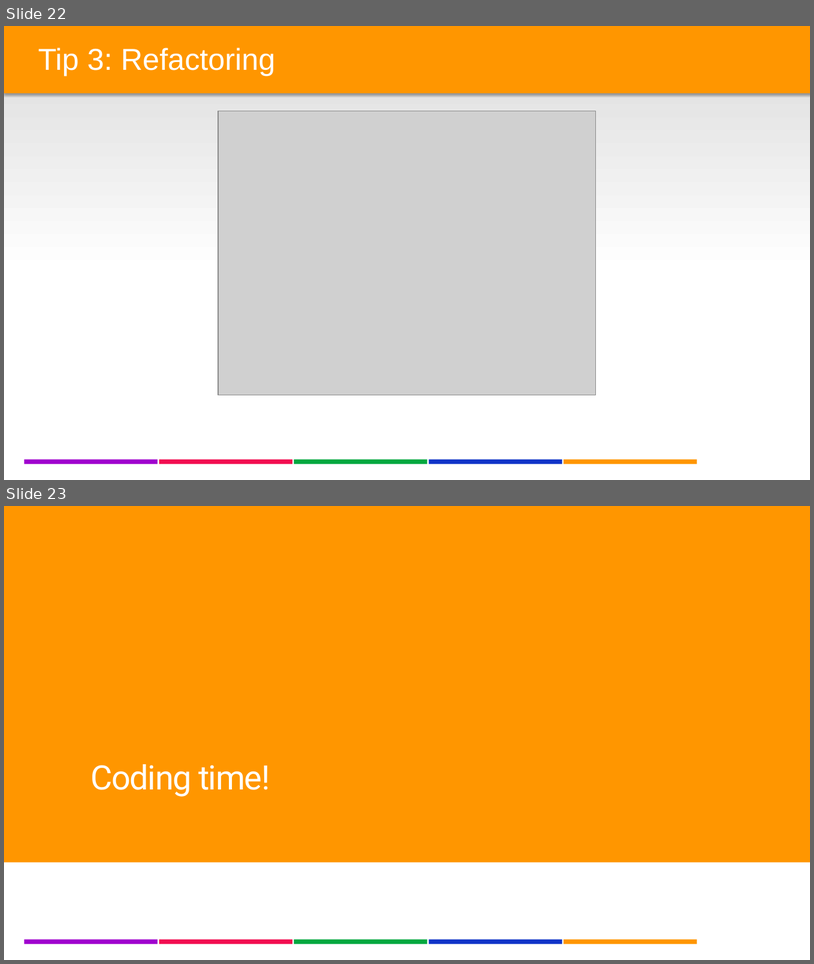
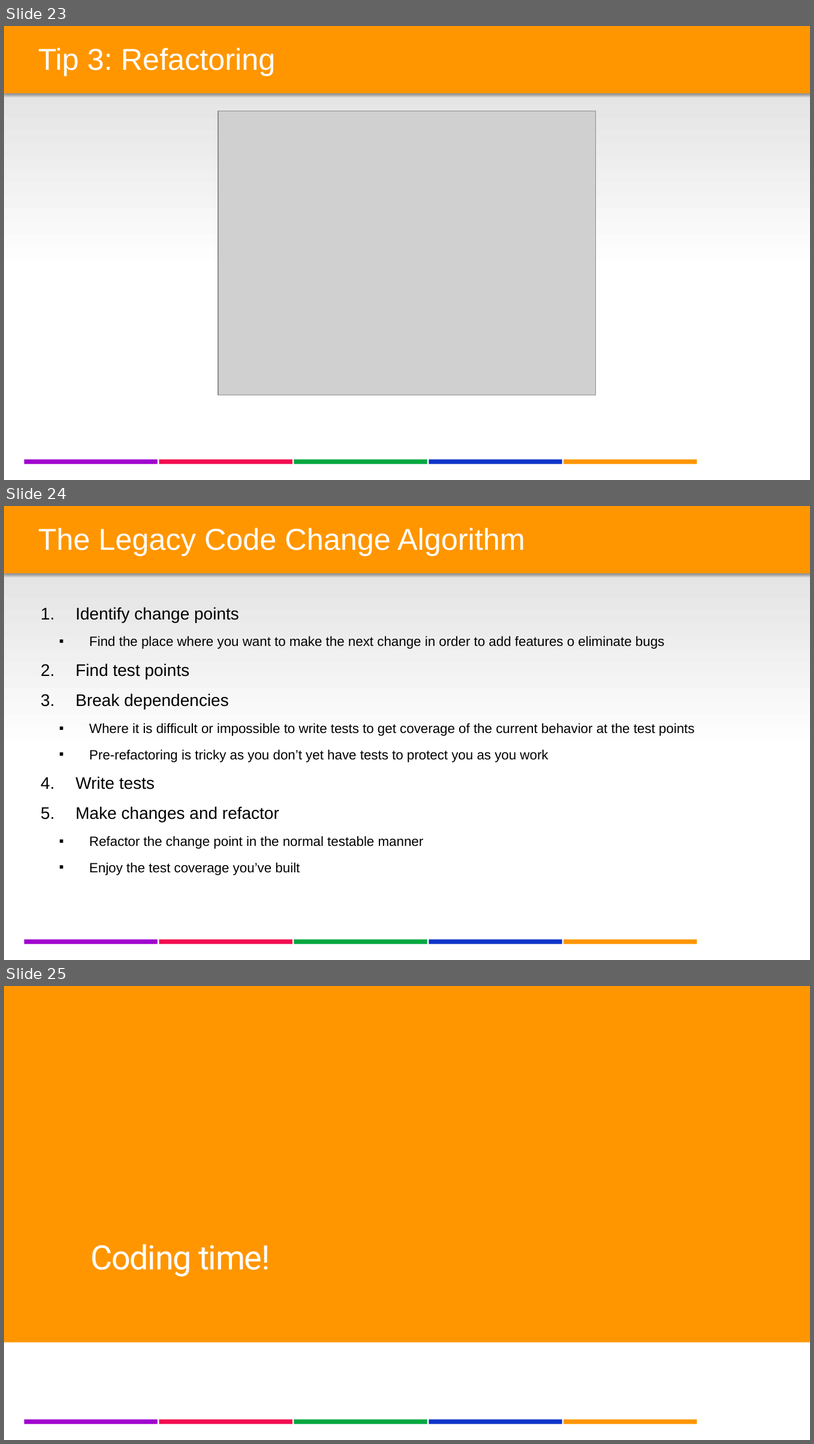
Before and after one commit to lgoldin/TestOrientedDevelopment, a slide deck: DesigningTestableApplications - Part II - DB Integration & Legacy Code.pptx. Shown one above the other, each under a label of ours: slides 22 and 23 before the commit, slides 23, 24 and 25 after it. The pictures are 814x964 and 814x1444 pixels, drawn with LibreOffice and Linux fonts; fonts in the diff are those of the drawing; grey boxes stand for pictures; background and template pictures are left out. Boxes give left, top, right and bottom in pixels: in the first picture for what was removed or moved away, otherwise in the second. Text is boxed around its words. In the diff, an @@ line names an element or a change of style, - is before the commit and + after.

Commit message:
PPT Legacy Code

```diff
--- a/DesigningTestableApplications - Part II - DB Integration & Legacy Code.pptx
+++ b/DesigningTestableApplications - Part II - DB Integration & Legacy Code.pptx
@@ slide 24 added at (4,506,810,960), background #FFFFFF; not listed: 7 template elements that a slide beside it also shows @@
@@ rectangle added at (4,506,810,573), fill #FF9600 @@
@@ text added at (38,528,525,556), 36 pt, text #FFFFFF @@
+The Legacy Code Change Algorithm
@@ text added at (75,607,695,875), 16 pt, text #000000 @@
+1. Identify change points
+  ▪ Find the place where you want to make the next change in order to add features o eliminate bugs
+2. Find test points
+3. Break dependencies
+  ▪ Where it is difficult or impossible to write tests to get coverage of the current behavior at the test points
+  ▪ Pre-refactoring is tricky as you don’t yet have tests to protect you as you work
+4. Write tests
+5. Make changes and refactor
+  ▪ Refactor the change point in the normal testable manner
+  ▪ Enjoy the test coverage you’ve built
@@ what was slide 22 is now slide 23 @@
@@ what was slide 23 is now slide 25 @@
```
Also in this commit, not shown: 4 slides changed, 1 other slide added.
